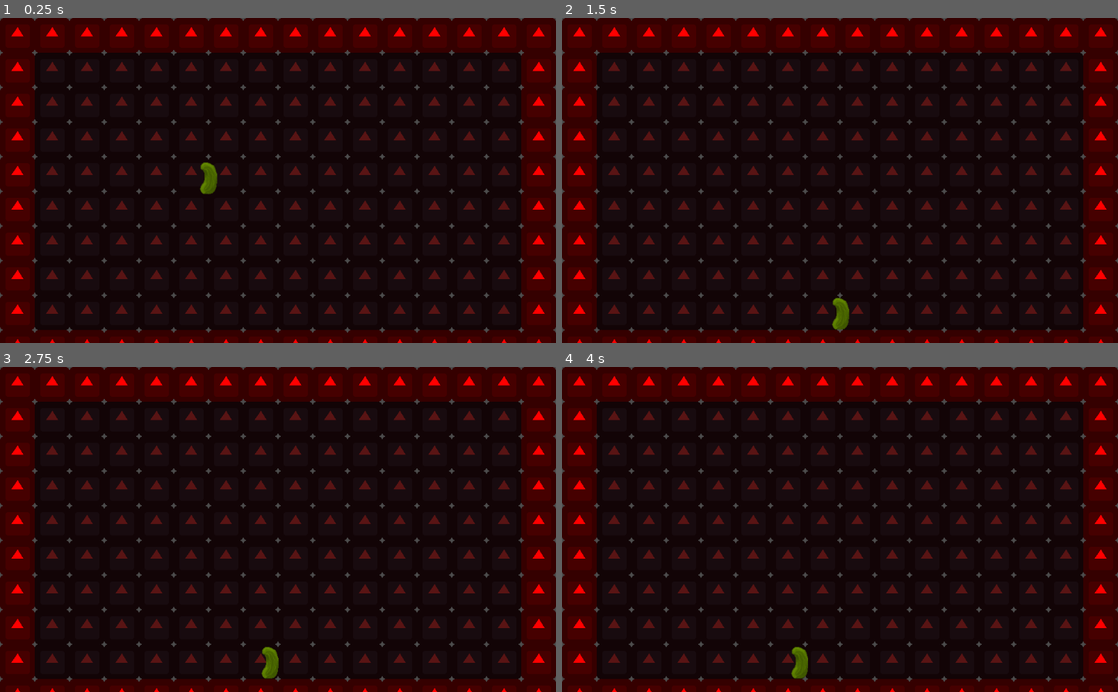
Above: before the commit, frames 1-4 (two rows, left to right).
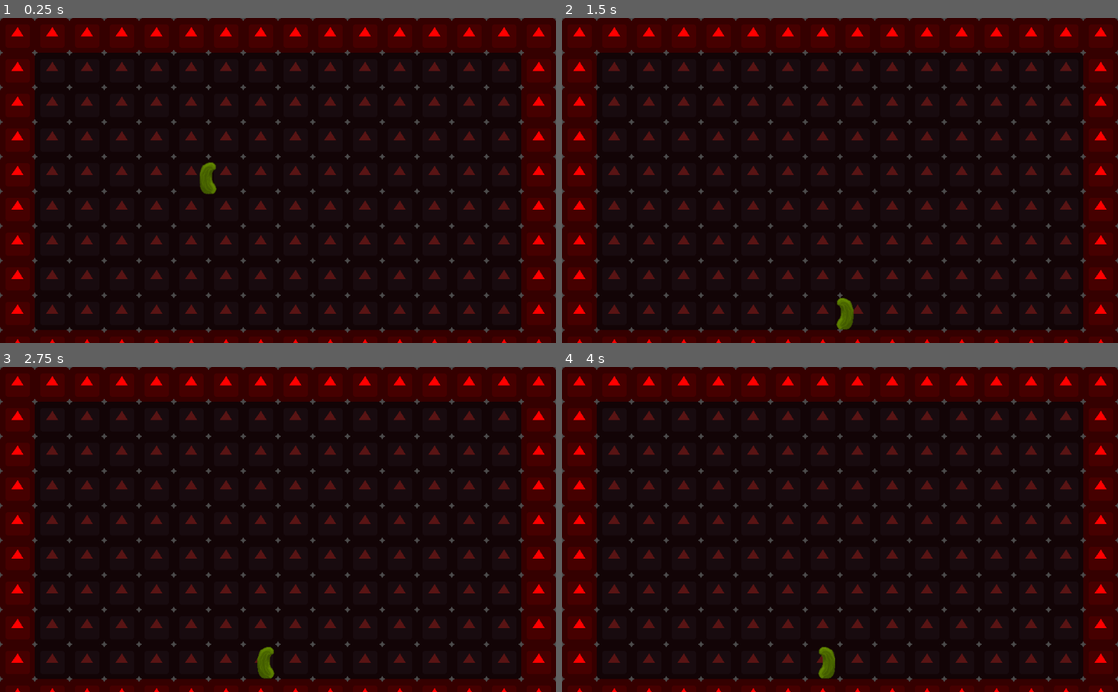
Above: after the commit, the same moments.

Repository: Rufusnu/maisafie
Game: Godot game, scene res://World.tscn
The game is run twice, just before and just after one commit, with the same random seed, the same clock (stepped at 60 frames per second) and the same inputs. The engine's default icon, where the game draws it, is replaced by a stand-in: a white triangle on a blue panel in a dark square.
Inputs:
- Up to frame 1 (0.25 s): no input
- Up to frame 2 (1.5 s): hold Right (ui_right) 0.53-1.28 s; hold Left (ui_left) from 1.28 s (still down)
- Up to frame 3 (2.75 s): release Left (ui_left) at 2.03 s; hold Right (ui_right) from 2.03 s (still down)
- Up to frame 4 (4 s): release Right (ui_right) at 2.78 s; hold Up (ui_up) 2.78-3.53 s; hold Left (ui_left) from 3.53 s (still down)

The runs differ from the first frame. In frame 1, 0.1% of the frame differs, in the area x 35-40%, y 44-55%; in frame 2, 0.2%; in frame 3, 0.2%; in frame 4, 0.5%, in the area x 41-50%, y 86-96%.

Commit message:
Changed the movement

Diff:
--- a/Player.gd
+++ b/Player.gd
@@ -57,30 +57,28 @@
 	if Input.is_action_pressed("ui_right"):
 		speed += ACCEL
 		faceing_right = true
-	elif speed > DECEL:
-		speed -= DECEL
-	elif !Input.is_action_pressed("ui_left"):
-		 speed = 0
 
 	if Input.is_action_pressed("ui_left"):
 		speed -= ACCEL
 		faceing_right = false
-	elif speed < -DECEL:
-		speed += DECEL
-	elif !Input.is_action_pressed("ui_right"):
-		speed = 0
 
-	if speed > MAX_MOVEMENT_SPEED:
-		speed = MAX_MOVEMENT_SPEED
-	elif speed < -MAX_MOVEMENT_SPEED:
-		speed = -MAX_MOVEMENT_SPEED
+	speed = min(speed, MAX_MOVEMENT_SPEED)
+	speed = max(speed, -MAX_MOVEMENT_SPEED)
 
 	if on_floor and Input.is_action_just_pressed("ui_up"):
 		movement.y -= MAX_JUMP_SPEED
 
+	if on_floor:
+		if !Input.is_action_pressed("ui_right") and !Input.is_action_pressed("ui_left"):
+			speed = lerp(speed, 0, 0.2)
+	else:
+		speed = lerp(speed, 0, 0.05)
+
 	movement.x = speed
 
 	move_and_slide(movement, UP)
+
+	$texture.flip_h = faceing_right
 
 	if Input.is_action_just_pressed("ui_shoot"):
 		shoot()
